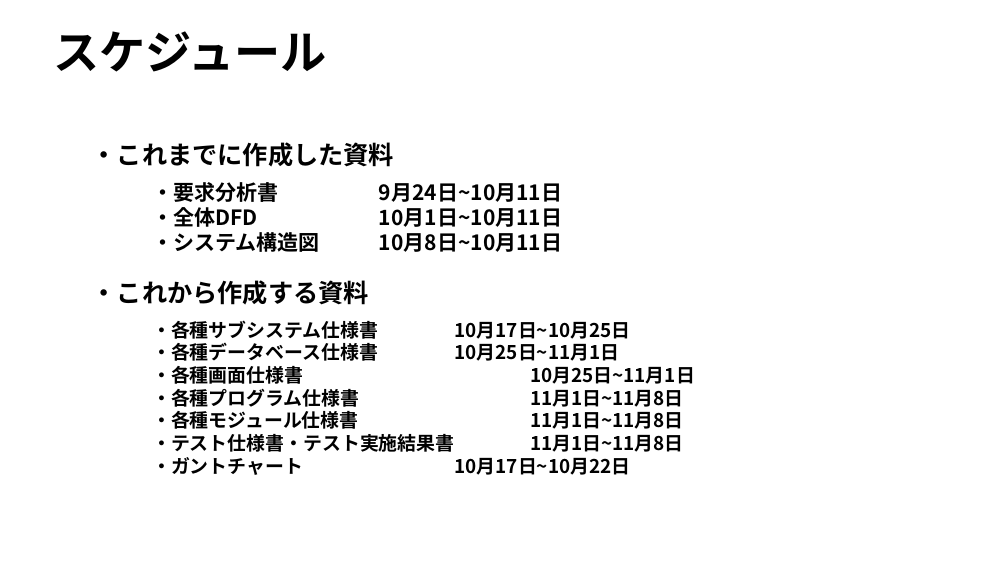
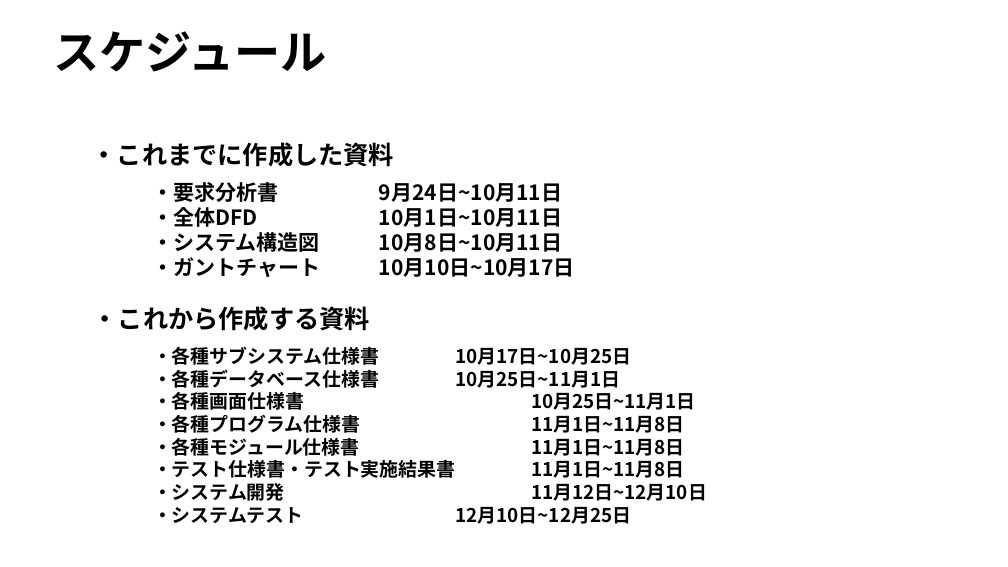
Before and after one commit to Yamanin3/system-devel, a slide deck: slide 13 of 企画発表プレゼンテーション.pptx (slide 12 before the commit). Drawn at 1008x567 pixels with LibreOffice and Linux fonts; fonts in the diff are those of the drawing; background and template pictures are left out. Boxes give left, top, right and bottom in pixels: in the first picture for what was removed or moved away, otherwise in the second. Text is boxed around its words. In the diff, an @@ line names an element or a change of style, - is before the commit and + after.

Commit message:
システムの目的スライドを追加,スケジュール調整

```diff
--- a/企画発表プレゼンテーション.pptx
+++ b/企画発表プレゼンテーション.pptx
@@ text at (152, 257, 575, 277): paragraph added @@
+・ガントチャート 10月10日~10月17日
@@ text "・これから作成する資料": place and size @@
-text "・これから作成する資料" at (92, 280, 369, 305)
+text "・これから作成する資料" at (93, 306, 370, 331)
@@ text "・各種サブシステム仕様書 10月17日~10月25日": place and size @@
-text "・各種サブシステム仕様書 10月17日~10月25日" at (152, 320, 695, 475)
+text "・各種サブシステム仕様書 10月17日~10月25日" at (153, 346, 707, 524)
@@ text at (153, 483, 707, 524): text changed @@
-・ガントチャート 10月17日~10月22日
+・システム開発 11月12日~12月10日
+・システムテスト 12月10日~12月25日
```
Also in this commit, not shown: 1 other slide changed, 1 slide added.
